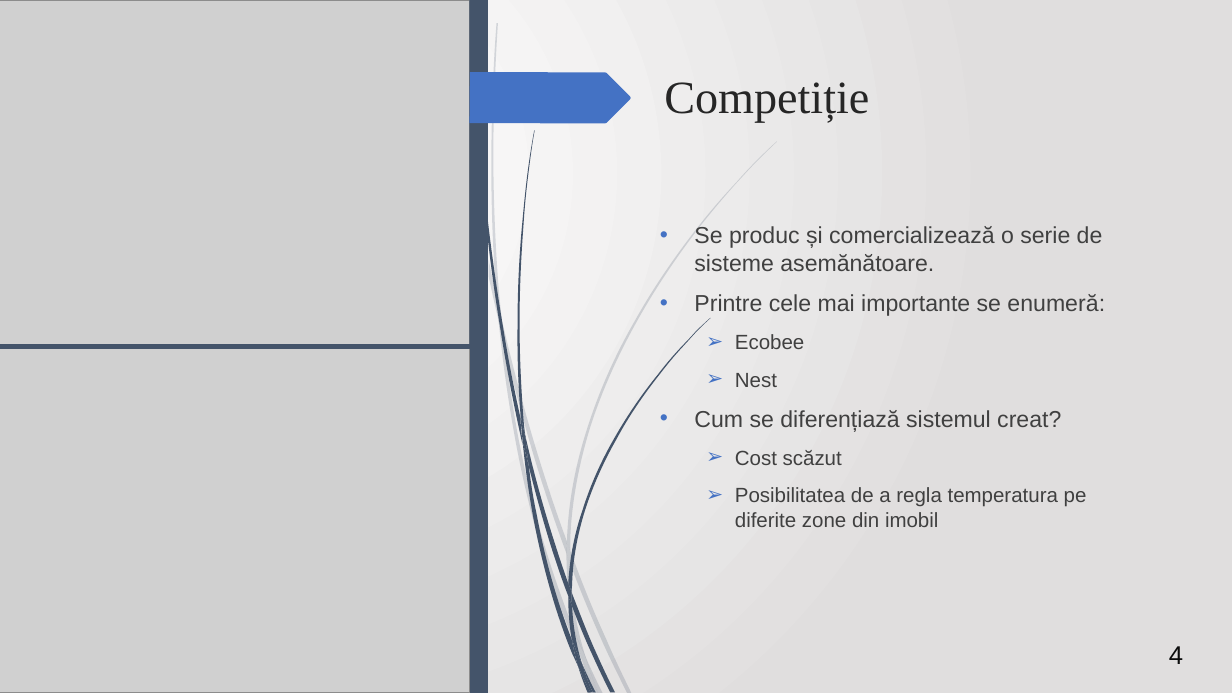
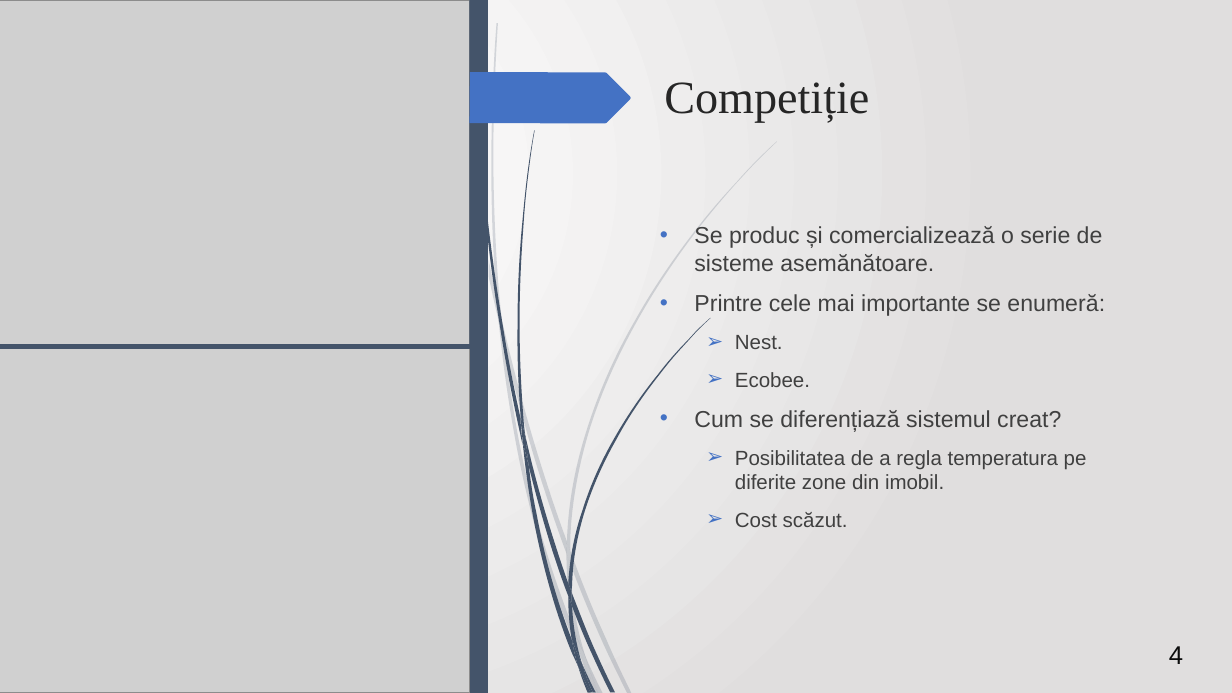
Before and after one commit to VitomirDragan/TemperatureManagement-IOT-, a slide deck: slide 4 of Prezentare/Termostat inteligent controlat printr-o aplicație web.pptx. Drawn at 1232x693 pixels with LibreOffice and Linux fonts; fonts in the diff are those of the drawing; grey boxes stand for pictures. Boxes give left, top, right and bottom in pixels: in the first picture for what was removed or moved away, otherwise in the second. Text is boxed around its words. In the diff, an @@ line names an element or a change of style, - is before the commit and + after.

```diff
--- a/Prezentare/Termostat inteligent controlat printr-o aplicație web.pptx
+++ b/Prezentare/Termostat inteligent controlat printr-o aplicație web.pptx
@@ text at (x1=735, y1=335, x2=810, y2=387): text changed @@
-  ➢ Ecobee
-  ➢ Nest
+  ➢ Nest.
+  ➢ Ecobee.
@@ text at (x1=735, y1=450, x2=1087, y2=527): text changed @@
-  ➢ Cost scăzut
-  ➢ Posibilitatea de a regla temperatura pe diferite zone din imobil
+  ➢ Posibilitatea de a regla temperatura pe diferite zone din imobil.
+  ➢ Cost scăzut.
```
Also in this commit, not shown: 8 other slides changed, 3 other files.
